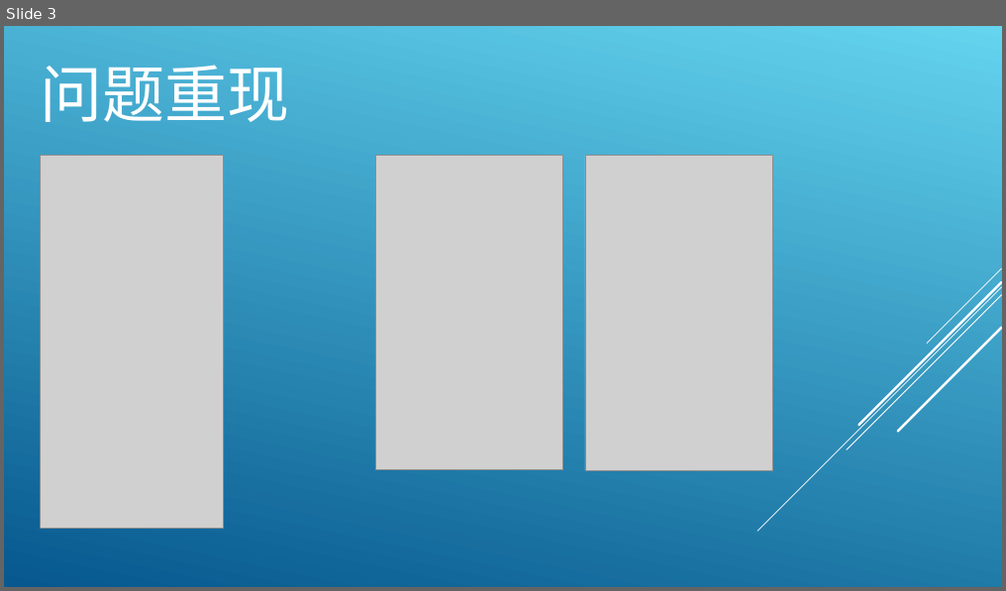
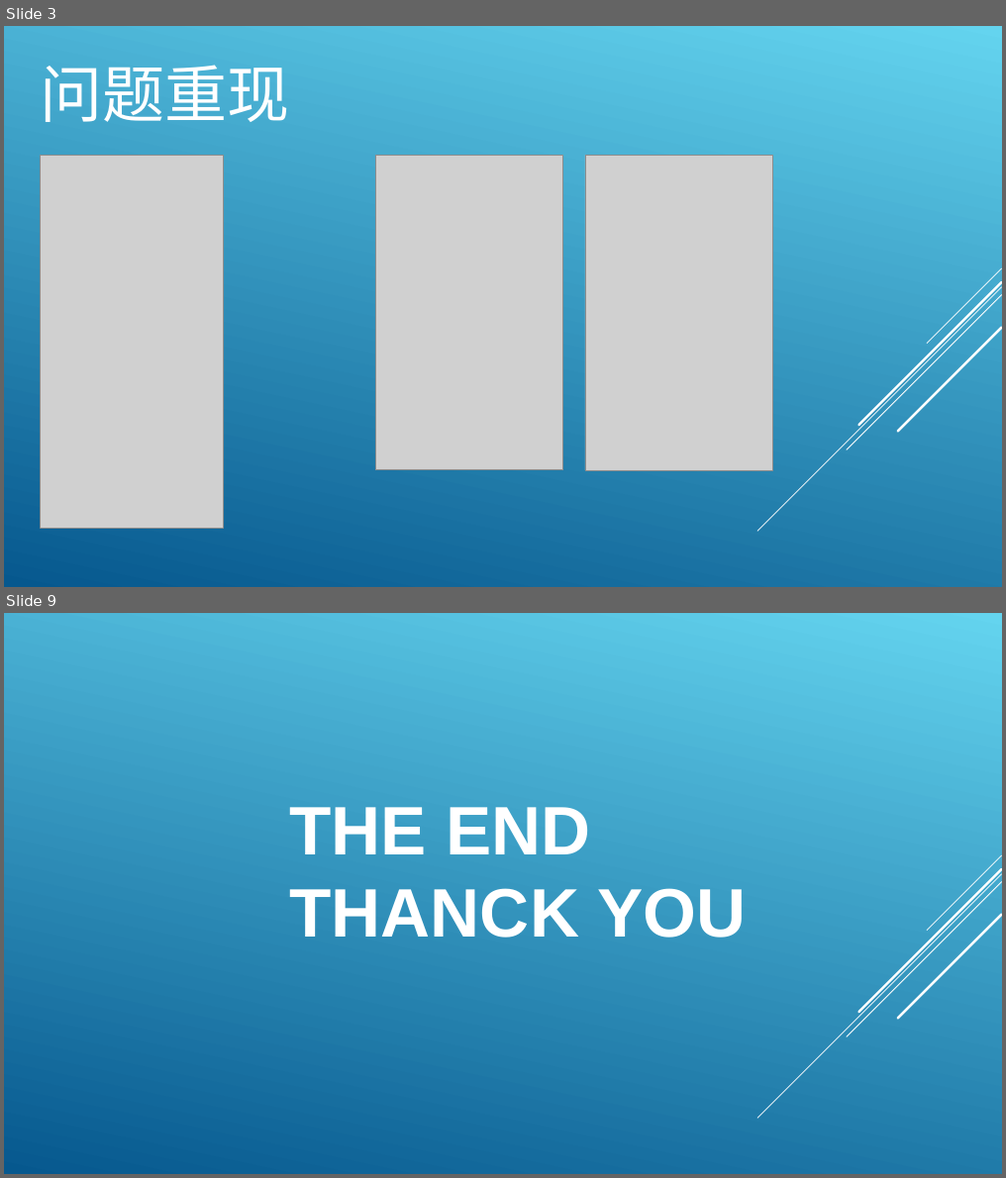
Before and after one commit to tlx6550/gulp-webpack-html-demo, a slide deck: fingerMover2.ppt. Shown one above the other, each under a label of ours: slide 3 before the commit, slides 3 and 9 after it; the slides between them are not shown. The pictures are 1006x591 and 1006x1178 pixels, drawn with LibreOffice and Linux fonts; fonts in the diff are those of the drawing; grey boxes stand for pictures. Boxes give left, top, right and bottom in pixels: in the first picture for what was removed or moved away, otherwise in the second. Text is boxed around its words. In the diff, an @@ line names an element or a change of style, - is before the commit and + after.

```diff
--- a/fingerMover2.ppt
+++ b/fingerMover2.ppt
@@ slide 9 added at (4,613,1002,1174), background gradient #64D4EF to #06588E; not listed: 5 template elements that a slide beside it also shows @@
@@ title added at (290,807,746,938), 66 pt, text #FFFFFF, bold @@
+THE END
+THANCK YOU
```
Also in this commit, not shown: 1 slide changed, 5 other slides added, 3 other files.
